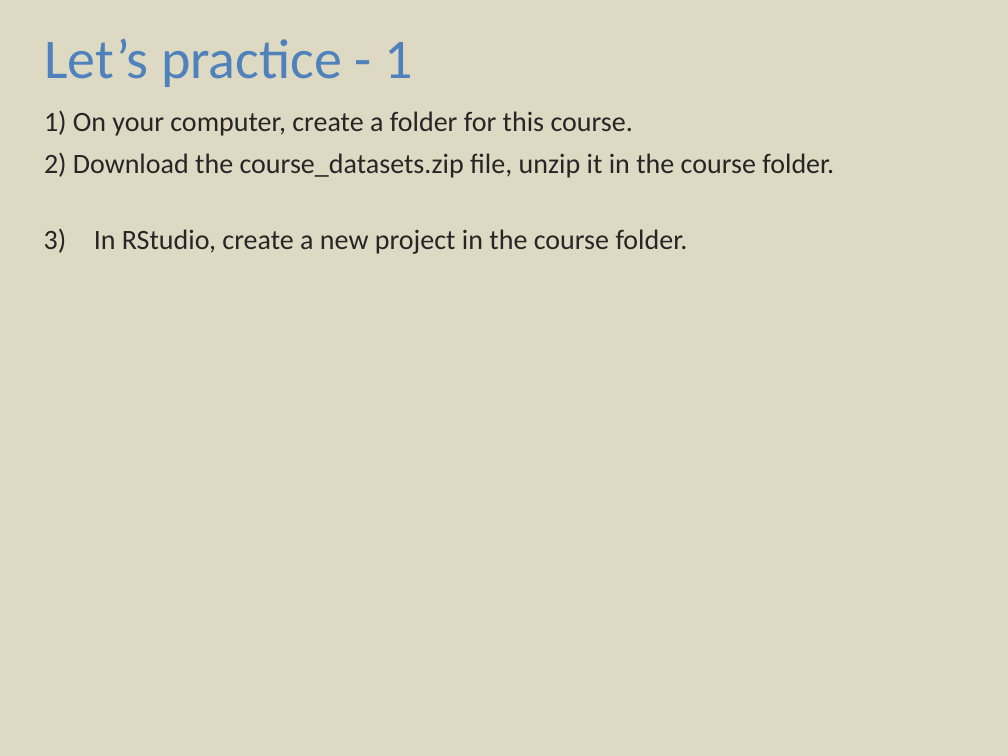
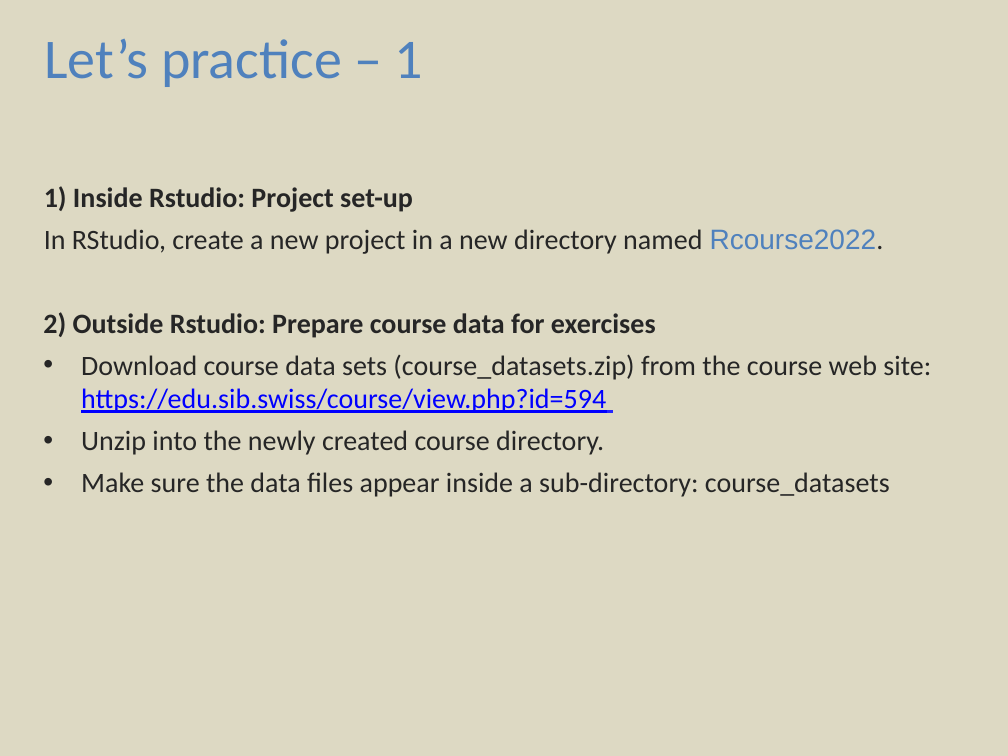
Before and after one commit to sib-swiss/first-steps-with-R-training, a slide deck: slide 1 of assets/pptx/First-steps-with-R_practicals_day1.pptx. Drawn at 1008x756 pixels with LibreOffice and Linux fonts; fonts in the diff are those of the drawing. Boxes give left, top, right and bottom in pixels: in the first picture for what was removed or moved away, otherwise in the second. Text is boxed around its words. In the diff, an @@ line names an element or a change of style, - is before the commit and + after.

```diff
--- a/assets/pptx/First-steps-with-R_practicals_day1.pptx
+++ b/assets/pptx/First-steps-with-R_practicals_day1.pptx
@@ text at bbox=[44, 39, 423, 87]: text changed @@
-Let’s practice - 1
+Let’s practice – 1
@@ text at bbox=[43, 186, 931, 497]: text changed @@
-1) On your computer, create a folder for this course.
-2) Download the course_datasets.zip file, unzip it in the course folder.
-3) In RStudio, create a new project in the course folder.
+  1) Inside Rstudio: Project set-up
+  In RStudio, create a new project in a new directory named Rcourse2022.
+2) Outside Rstudio: Prepare course data for exercises
+• Download course data sets (course_datasets.zip) from the course web site: https://edu.sib.swiss/course/view.php?id=594
+• Unzip into the newly created course directory.
+• Make sure the data files appear inside a sub-directory: course_datasets
```
Also in this commit, not shown: 5 other slides changed, 2 slides added, 1 slide removed, 17 other files.
